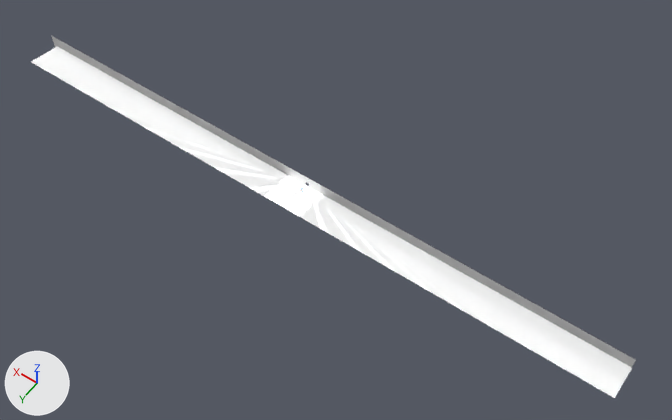
A saved change to the glTF model static/models/boat_and_whale.gltf.
The view is the same before and after, from a 50 mm camera at (-47.1, 59.6, 91.7) aimed at (-4.7, 0.2, -1.6). Lighting does not change. The marker at lower left points along +X, +Y and +Z. Where no turn or scale is listed for an object, it has been applied to the vertices. Vertices at the same position are counted once.

The first picture shows 'occlude_object', 'sea', 'sea-still'.
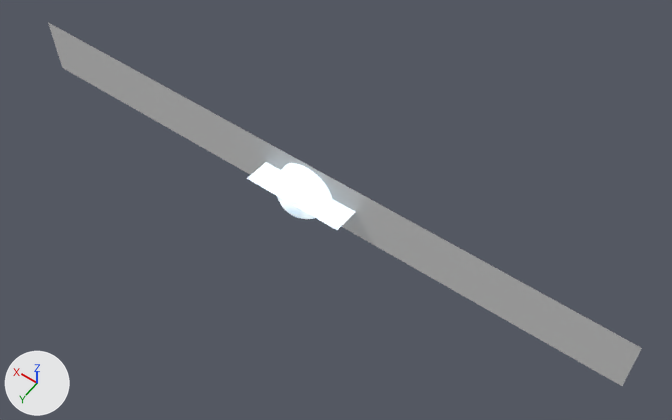
Location of each change, (x1, y1, x2, y2) in pixels of the pictures (672 x 420 px):
'occlude_object', reshaped, moved (10% taller)
    before: (52, 36, 636, 367)
    after: (48, 23, 642, 386)
'sea-still', deleted
    before: (31, 46, 632, 398)
'hdr', added
    after: (276, 163, 332, 219)
'sea-Vivre_le_St-Larent_V3 copy.001', added
    after: (247, 162, 355, 230)
'sea', no longer drawn
    before: (265, 176, 323, 217)

Edits to the bpy script that builds the scene:
```text
Change mat_vivre_le_st_larent_v3_copy_001:
    where n2 = _N.new('ShaderNodeTexImage'); n2.name = 'Image Texture'
    n2.image: img_image_5 -> img_image_1
Add mat_sky:
    mat_sky = bpy.data.materials.new('sky')
    # colours: white #ffffff
    # uses the picture img_image_2
Change me_occlude_object:
    where me_occlude_object.from_pydata(...)  # 8 vertices, 8 faces; spans x -44.8..45.8, y 0.0, z -1.3..1.4
    used by ob_occlude_object; location = (0.0, 0.0, 0.0)
    me_occlude_object part 1
    me_occlude_object.vertices[0].co: (-44.8, 0.0, 1.4) -> (-44.8, 0.0, 3.8)  # pixel (635, 359) -> pixel (642, 348)
    me_occlude_object.vertices[1].co: (45.8, 0.0, 1.4) -> (45.8, 0.0, 3.8)  # pixel (51, 35) -> pixel (48, 22)
    me_occlude_object.vertices[2].co: (-44.8, 0.0, -1.3) -> (-44.8, 0.0, -5.0)  # pixel (629, 371) -> pixel (622, 386)
    me_occlude_object.vertices[3].co: (45.8, 0.0, -1.3) -> (45.8, 0.0, -5.0)  # not seen -> pixel (62, 67)
Add me_hdr:
    me_hdr.from_pydata(...)  # 257 vertices, 480 faces; spans x -4.02..4.02, y -0.96..3.05, z -4.02..4.02
    me_hdr.materials.append(mat_sky)
Add me_sea_vivre_le_st_larent_v3_copy_001:
    me_sea_vivre_le_st_larent_v3_copy_001.from_pydata(...)  # 152 vertices, 216 faces; spans x -7.66..6.58, y -1.09..2.91, z -0.15..0.41
    me_sea_vivre_le_st_larent_v3_copy_001.materials.append(mat_vivre_le_st_larent_v3_copy_001)
Change ob_occlude_object:
    ob_occlude_object.location: (0.0, 0.0, 0.0) -> (0.0, -0.1, 0.0)
Change ob_sea:
    ob_sea: bpy.data.objects.new('sea', me_sea) -> bpy.data.objects.new('sea', None)
    ob_sea.location: (179.0, 2430.0, -4.653) -> (178.1, 962.9, -187.2)
Remove ob_sea_still:
    ob_sea_still = bpy.data.objects.new('sea-still', me_sea_still)
    ob_sea_still.location = (0.2, 2.4, 0.0)
Add ob_hdr:
    ob_hdr = bpy.data.objects.new('hdr', me_hdr)
    ob_hdr.location = (0.0, 1.0, -0.7)
Add ob_sea_vivre_le_st_larent_v3_copy_001:
    ob_sea_vivre_le_st_larent_v3_copy_001 = bpy.data.objects.new('sea-Vivre_le_St-Larent_V3 copy.001', me_sea_vivre_le_st_larent_v3_copy_001)
    ob_sea_vivre_le_st_larent_v3_copy_001.location = (0.2, 1.0, -0.2)
```
